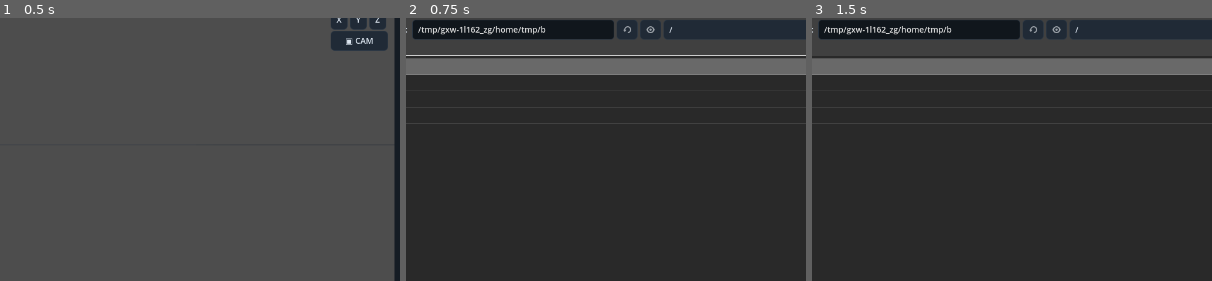
Above: before the commit, frames 1-3 (left to right).
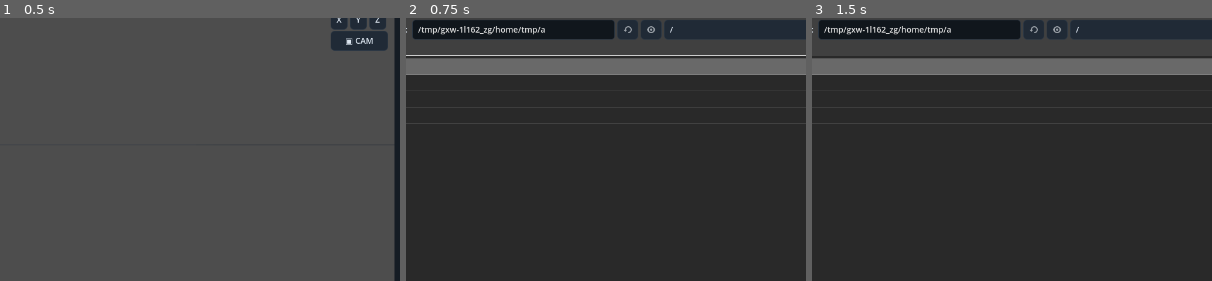
Above: after the commit, the same moments.

Repository: Onnevan/Kabuki
Game: Godot game, scene res://editor/main.tscn
Same seed, same stepped clock (60 frames per second), same inputs: the game is played once before the commit and once after it.
Inputs (mouse positions are % of the whole screen's width and height, from its top left):
- Up to frame 1 (0.5 s): no input
- Up to frame 2 (0.75 s): click "＋ IMPORT" at 0.5 s
- Up to frame 3 (1.5 s): click (37, 77) at 1.27 s; type "12" at 1.35 s
The pictures show only the part of the screen within x 27-77%, y 16-65%; the shares and areas given below are measured in that part.

Frame 1 is identical in both runs. In frame 2, less than 0.1% of the frame differs, in the area x 33-67%, y 3-6%; in frame 3, less than 0.1%.

Commit message:
Use alpha crop and Poisson-style tessellation

Diff:
--- a/render/alpha_mesh_builder.gd
+++ b/render/alpha_mesh_builder.gd
@@ -1,44 +1,74 @@
 class_name AlphaMeshBuilder
 extends RefCounted
 
-# Prototype silhouette mesher: samples opaque pixels + boundary candidates, then uses
-# Godot's Delaunay triangulation and rejects triangles whose centroid is transparent.
-# This gives deformation-ready geometry without exposing mesh editing to the user.
-static func build(image: Image, alpha_threshold := 0.08, target_samples := 900) -> ArrayMesh:
-	var w := image.get_width(); var h := image.get_height()
-	var area: int = maxi(1, w * h)
-	var step := maxi(2, int(sqrt(float(area) / float(target_samples))))
+# Deformation-ready alpha mesher. It crops transparent margins, samples the
+# visible silhouette with Poisson-like blue-noise spacing, adds a denser alpha
+# boundary, Delaunay-triangulates, then rejects triangles outside the alpha mask.
+static func alpha_bounds(image: Image, alpha_threshold := 0.08) -> Rect2i:
+	var min_x := image.get_width(); var min_y := image.get_height()
+	var max_x := -1; var max_y := -1
+	for y in range(image.get_height()):
+		for x in range(image.get_width()):
+			if image.get_pixel(x,y).a >= alpha_threshold:
+				min_x=mini(min_x,x); min_y=mini(min_y,y)
+				max_x=maxi(max_x,x); max_y=maxi(max_y,y)
+	if max_x < min_x: return Rect2i()
+	return Rect2i(min_x,min_y,max_x-min_x+1,max_y-min_y+1)
+
+static func build(image: Image, alpha_threshold := 0.08, target_samples := 1100) -> ArrayMesh:
+	var bounds := alpha_bounds(image,alpha_threshold)
+	if bounds.size.x <= 0 or bounds.size.y <= 0: return ArrayMesh.new()
+	var area := maxi(1,bounds.size.x*bounds.size.y)
+	var radius := maxf(2.0,sqrt(float(area)/float(target_samples))*0.82)
+	var cell := radius/1.41421356
+	var grid: Dictionary={}
 	var pts := PackedVector2Array()
-	for y in range(0, h, step):
-		for x in range(0, w, step):
-			if image.get_pixel(x, y).a >= alpha_threshold:
-				pts.append(Vector2(clampi(x + int(sin(float(x * 7 + y * 3)) * step * 0.32), 0, w - 1), clampi(y + int(sin(float(x * 5 + y * 11)) * step * 0.32), 0, h - 1)))
-	var bstep: int = maxi(1, int(step / 2))
-	for y in range(0, h, bstep):
-		for x in range(0, w, bstep):
-			if image.get_pixel(x, y).a < alpha_threshold: continue
-			var edge := x == 0 or y == 0 or x >= w-1 or y >= h-1
+	var candidates: Array[Vector2]=[]
+	# Deterministic jittered candidates approximate Poisson disk without random
+	# frame-to-frame topology changes.
+	var stride := maxi(2,int(floor(radius*0.72)))
+	for y in range(bounds.position.y,bounds.end.y,stride):
+		for x in range(bounds.position.x,bounds.end.x,stride):
+			var hx := fmod(sin(float(x*127+y*311))*43758.5453,1.0)
+			var hy := fmod(sin(float(x*269+y*183))*24634.6345,1.0)
+			var p := Vector2(clampf(x+absf(hx)*stride,bounds.position.x,bounds.end.x-1),clampf(y+absf(hy)*stride,bounds.position.y,bounds.end.y-1))
+			if image.get_pixel(clampi(int(p.x),0,image.get_width()-1),clampi(int(p.y),0,image.get_height()-1)).a>=alpha_threshold:
+				candidates.append(p)
+	for p in candidates:
+		var gx:=int(floor(p.x/cell)); var gy:=int(floor(p.y/cell)); var ok:=true
+		for yy in range(gy-2,gy+3):
+			for xx in range(gx-2,gx+3):
+				var key:=Vector2i(xx,yy)
+				if grid.has(key) and p.distance_to(pts[int(grid[key])])<radius: ok=false; break
+			if not ok: break
+		if ok:
+			grid[Vector2i(gx,gy)]=pts.size(); pts.append(p)
+	# Boundary samples preserve the silhouette independently of interior density.
+	var edge_step:=maxi(1,int(radius*0.45))
+	for y in range(bounds.position.y,bounds.end.y,edge_step):
+		for x in range(bounds.position.x,bounds.end.x,edge_step):
+			if image.get_pixel(x,y).a<alpha_threshold: continue
+			var edge:=x<=bounds.position.x or y<=bounds.position.y or x>=bounds.end.x-1 or y>=bounds.end.y-1
 			if not edge:
-				edge = image.get_pixel(maxi(0,x-bstep), y).a < alpha_threshold or image.get_pixel(mini(w-1,x+bstep), y).a < alpha_threshold or image.get_pixel(x, maxi(0,y-bstep)).a < alpha_threshold or image.get_pixel(x, mini(h-1,y+bstep)).a < alpha_threshold
-			if edge: pts.append(Vector2(x, y))
-	if pts.size() < 3: return ArrayMesh.new()
-	var indices := Geometry2D.triangulate_delaunay(pts)
-	var verts := PackedVector3Array(); var uvs := PackedVector2Array(); var normals := PackedVector3Array(); var out_idx := PackedInt32Array()
+				edge=image.get_pixel(maxi(0,x-edge_step),y).a<alpha_threshold or image.get_pixel(mini(image.get_width()-1,x+edge_step),y).a<alpha_threshold or image.get_pixel(x,maxi(0,y-edge_step)).a<alpha_threshold or image.get_pixel(x,mini(image.get_height()-1,y+edge_step)).a<alpha_threshold
+			if edge: pts.append(Vector2(x,y))
+	if pts.size()<3: return ArrayMesh.new()
+	var indices:=Geometry2D.triangulate_delaunay(pts)
+	var verts:=PackedVector3Array(); var uvs:=PackedVector2Array(); var normals:=PackedVector3Array(); var out_idx:=PackedInt32Array()
+	var h:=float(image.get_height()); var w:=float(image.get_width())
 	for p in pts:
-		verts.append(Vector3((p.x - w*0.5)/float(h), -(p.y-h*0.5)/float(h), 0.0))
-		uvs.append(Vector2(p.x/float(w), p.y/float(h)))
-		normals.append(Vector3(0.0, 0.0, 1.0))
-	for i in range(0, indices.size(), 3):
-		var a := pts[indices[i]]; var b := pts[indices[i+1]]; var c := pts[indices[i+2]]
-		var q := (a+b+c)/3.0
-		if image.get_pixel(clampi(int(q.x),0,w-1), clampi(int(q.y),0,h-1)).a >= alpha_threshold:
-			var ia: int = indices[i]; var ib: int = indices[i+1]; var ic: int = indices[i+2]
-			var cross_z: float = (pts[ib] - pts[ia]).cross(pts[ic] - pts[ia])
-			if cross_z > 0.0:
-				var tmp: int = ib; ib = ic; ic = tmp
-			out_idx.append(ia); out_idx.append(ib); out_idx.append(ic)
-	var arrays := []; arrays.resize(Mesh.ARRAY_MAX)
-	arrays[Mesh.ARRAY_VERTEX] = verts; arrays[Mesh.ARRAY_NORMAL] = normals; arrays[Mesh.ARRAY_TEX_UV] = uvs; arrays[Mesh.ARRAY_INDEX] = out_idx
-	var mesh := ArrayMesh.new()
-	if out_idx.size() >= 3: mesh.add_surface_from_arrays(Mesh.PRIMITIVE_TRIANGLES, arrays)
+		verts.append(Vector3((p.x-w*0.5)/h,-(p.y-h*0.5)/h,0.0))
+		uvs.append(Vector2(p.x/w,p.y/h)); normals.append(Vector3(0,0,1))
+	for i in range(0,indices.size(),3):
+		var a:=pts[indices[i]]; var b:=pts[indices[i+1]]; var c:=pts[indices[i+2]]
+		var q:=(a+b+c)/3.0
+		if image.get_pixel(clampi(int(q.x),0,image.get_width()-1),clampi(int(q.y),0,image.get_height()-1)).a<alpha_threshold: continue
+		var ia:int=indices[i]; var ib:int=indices[i+1]; var ic:int=indices[i+2]
+		if (pts[ib]-pts[ia]).cross(pts[ic]-pts[ia])>0.0:
+			var tmp:=ib; ib=ic; ic=tmp
+		out_idx.append(ia); out_idx.append(ib); out_idx.append(ic)
+	var arrays:=[]; arrays.resize(Mesh.ARRAY_MAX)
+	arrays[Mesh.ARRAY_VERTEX]=verts; arrays[Mesh.ARRAY_NORMAL]=normals; arrays[Mesh.ARRAY_TEX_UV]=uvs; arrays[Mesh.ARRAY_INDEX]=out_idx
+	var mesh:=ArrayMesh.new()
+	if out_idx.size()>=3: mesh.add_surface_from_arrays(Mesh.PRIMITIVE_TRIANGLES,arrays)
 	return mesh
